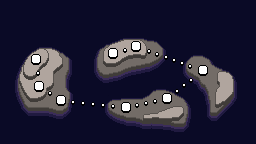
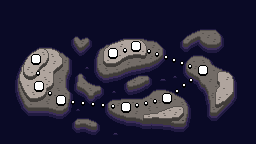
Layer changes from the first 256 x 144 image to the second:
painted on "Calque 1 copie 2" over [27, 52, 45, 73]
painted on "Calque 1 copie" over [27, 44, 229, 117]
painted on "Calque 1" over [30, 30, 221, 127]
painted on "Calque 2" over [76, 67, 177, 135]
